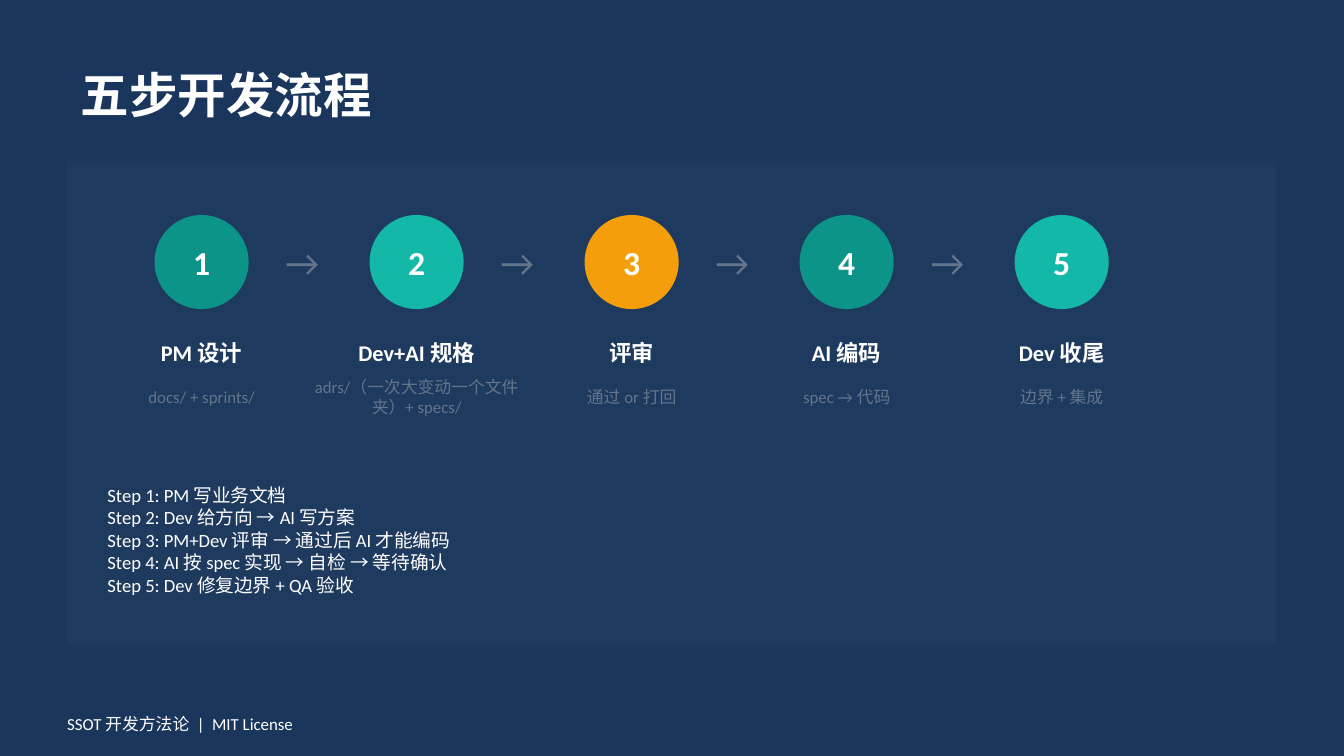
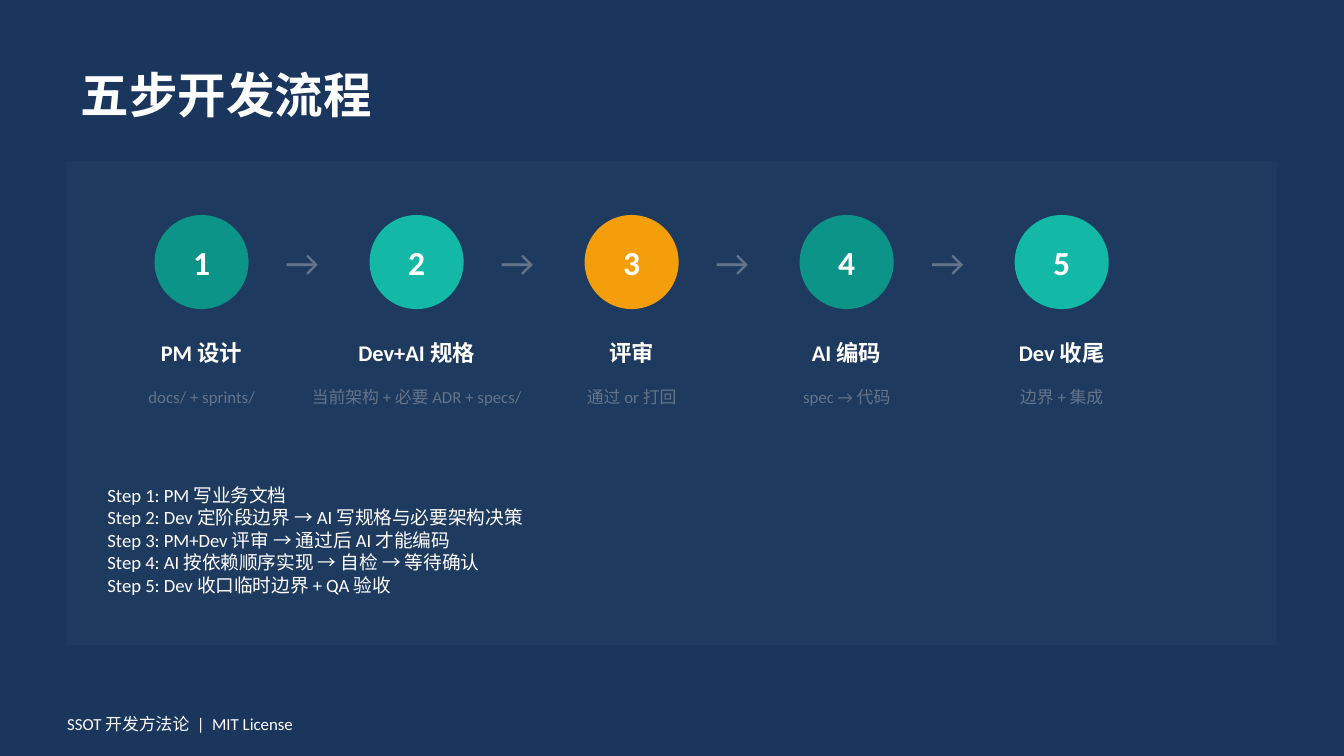
Before and after one commit to Toketec/SpecRocket, a slide deck: slide 7 of SSOT-开发方法论-培训.pptx. Drawn at 1344x756 pixels with LibreOffice and Linux fonts; fonts in the diff are those of the drawing. Boxes give left, top, right and bottom in pixels: in the first picture for what was removed or moved away, otherwise in the second. Text is boxed around its words. In the diff, an @@ line names an element or a change of style, - is before the commit and + after.

Commit message:
feat: evolve architecture and spec lifecycle

```diff
--- a/SSOT-开发方法论-培训.pptx
+++ b/SSOT-开发方法论-培训.pptx
@@ text at [312, 389, 521, 406]: text changed @@
-adrs/（一次大变动一个文件夹）+ specs/
+当前架构 + 必要 ADR + specs/
@@ text at [107, 508, 523, 527]: text changed @@
-Step 2: Dev 给方向 → AI 写方案
+Step 2: Dev 定阶段边界 → AI 写规格与必要架构决策
@@ text at [107, 553, 479, 595]: text changed @@
-Step 4: AI 按 spec 实现 → 自检 → 等待确认
-Step 5: Dev 修复边界 + QA 验收
+Step 4: AI 按依赖顺序实现 → 自检 → 等待确认
+Step 5: Dev 收口临时边界 + QA 验收
```
Also in this commit, not shown: 6 other slides changed, 25 other files.
